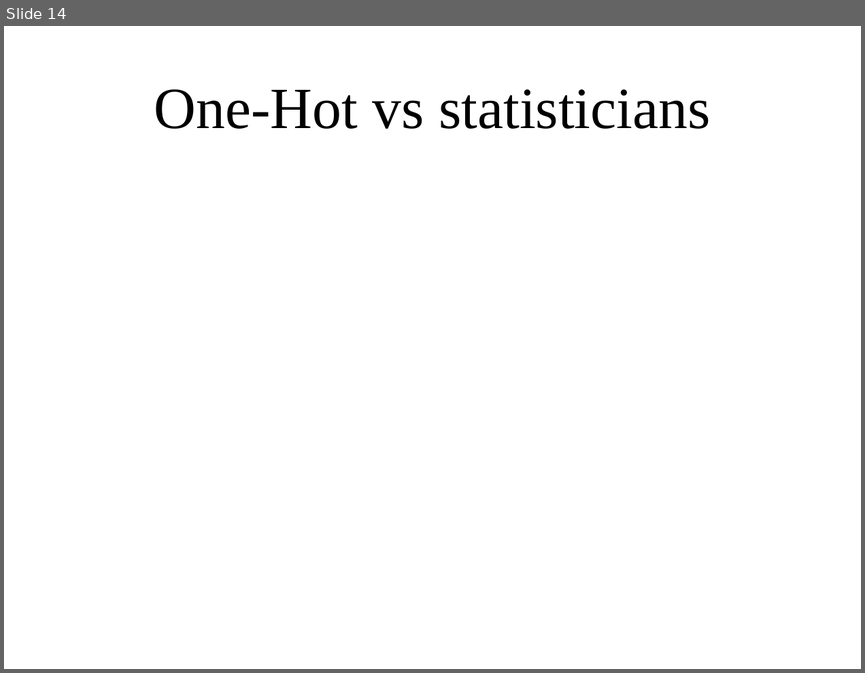
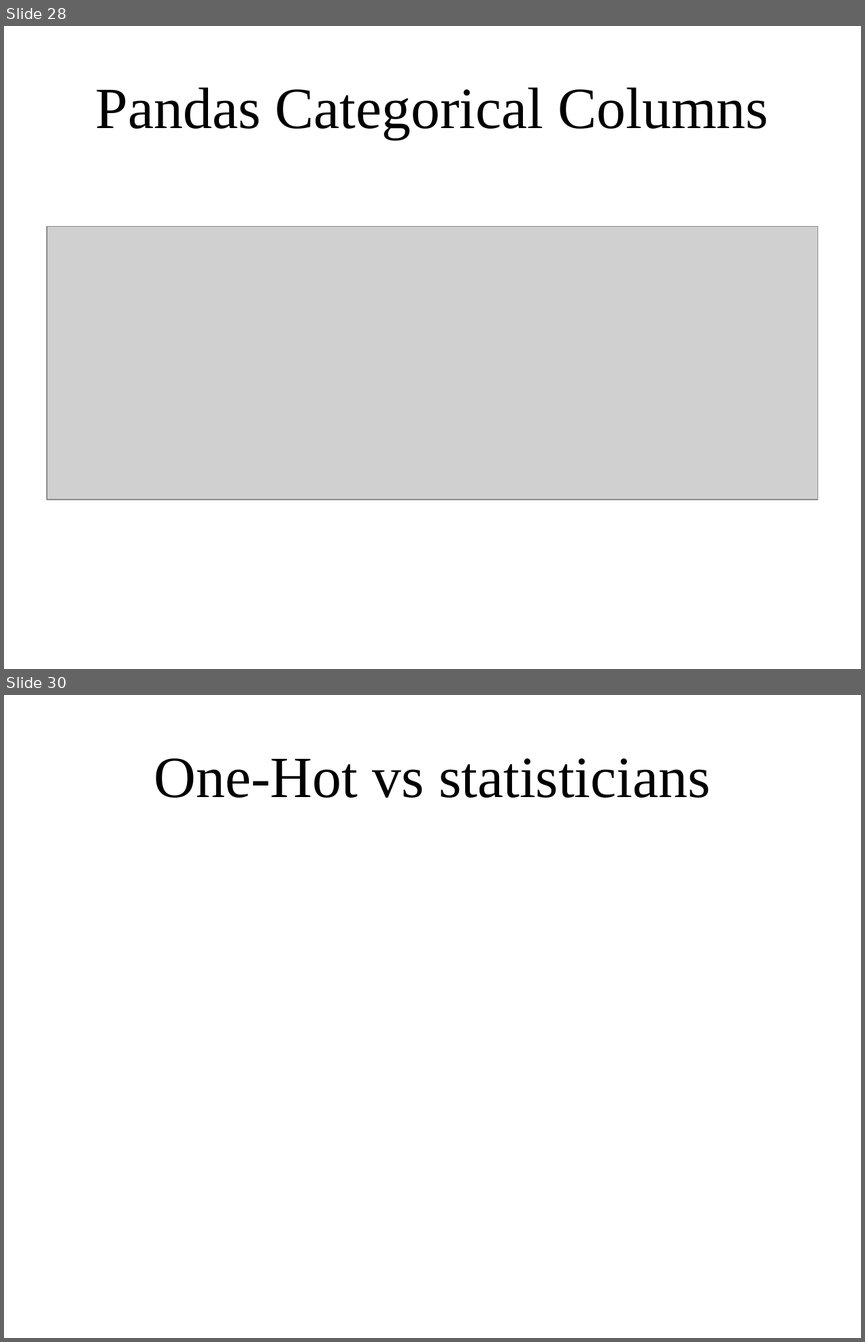
Before and after one commit to amueller/applied_ml_spring_2017, a slide deck: slides/aml-07-020817.odp. Shown one above the other, each under a label of ours: slide 14 before the commit, slides 28 and 30 after it; the slides between them are not shown. The pictures are 865x673 and 865x1342 pixels, drawn with LibreOffice and Linux fonts; fonts in the diff are those of the drawing; grey boxes stand for pictures. Boxes give left, top, right and bottom in pixels: in the first picture for what was removed or moved away, otherwise in the second. Text is boxed around its words. In the diff, an @@ line names an element or a change of style, - is before the commit and + after.

```diff
--- a/slides/aml-07-020817.odp
+++ b/slides/aml-07-020817.odp
@@ slide 28 added at <box>4,26,861,669</box>, background #FFFFFF @@
@@ title added at <box>96,87,768,139</box>, 54 pt, text #000000 @@
+Pandas Categorical Columns
@@ picture added at <box>47,226,818,499</box> @@
@@ what was slide 14 is now slide 30 @@
```
Also in this commit, not shown: 1 slide changed, 22 other slides added, 5 slides removed, 1 other file.
